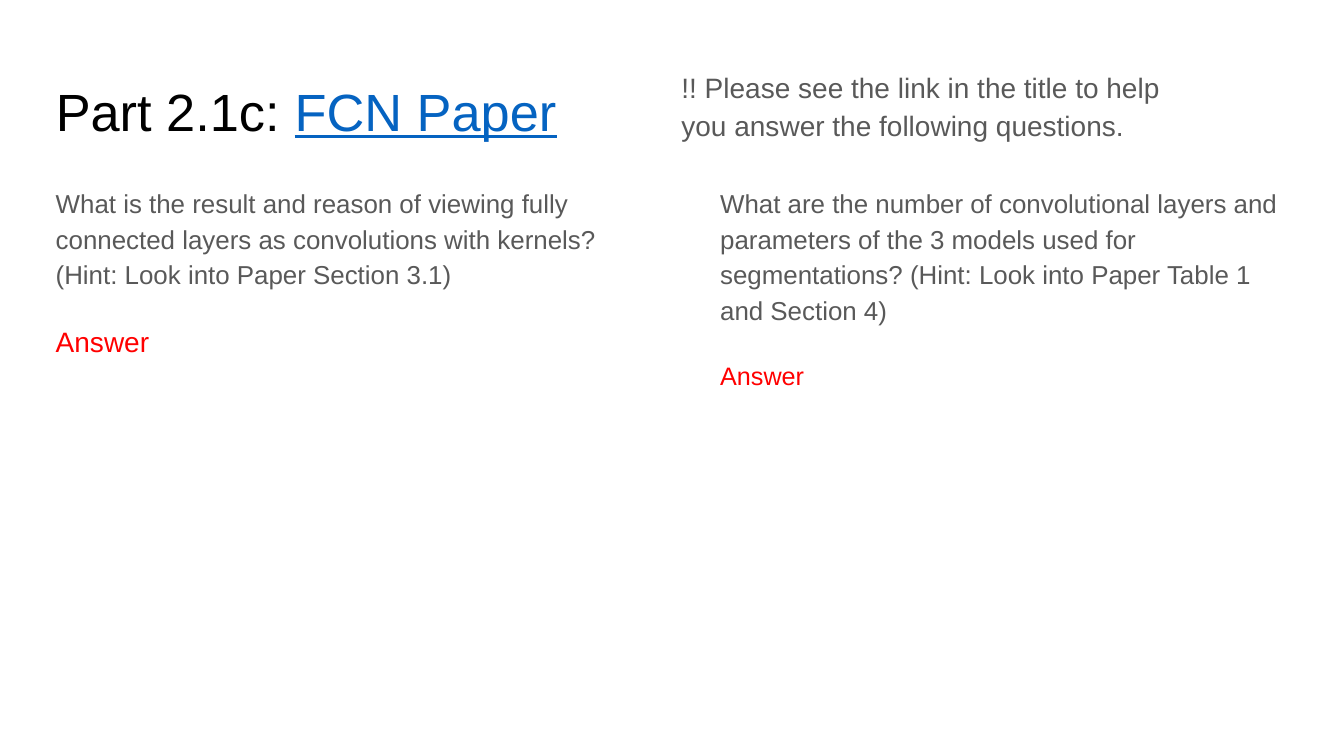
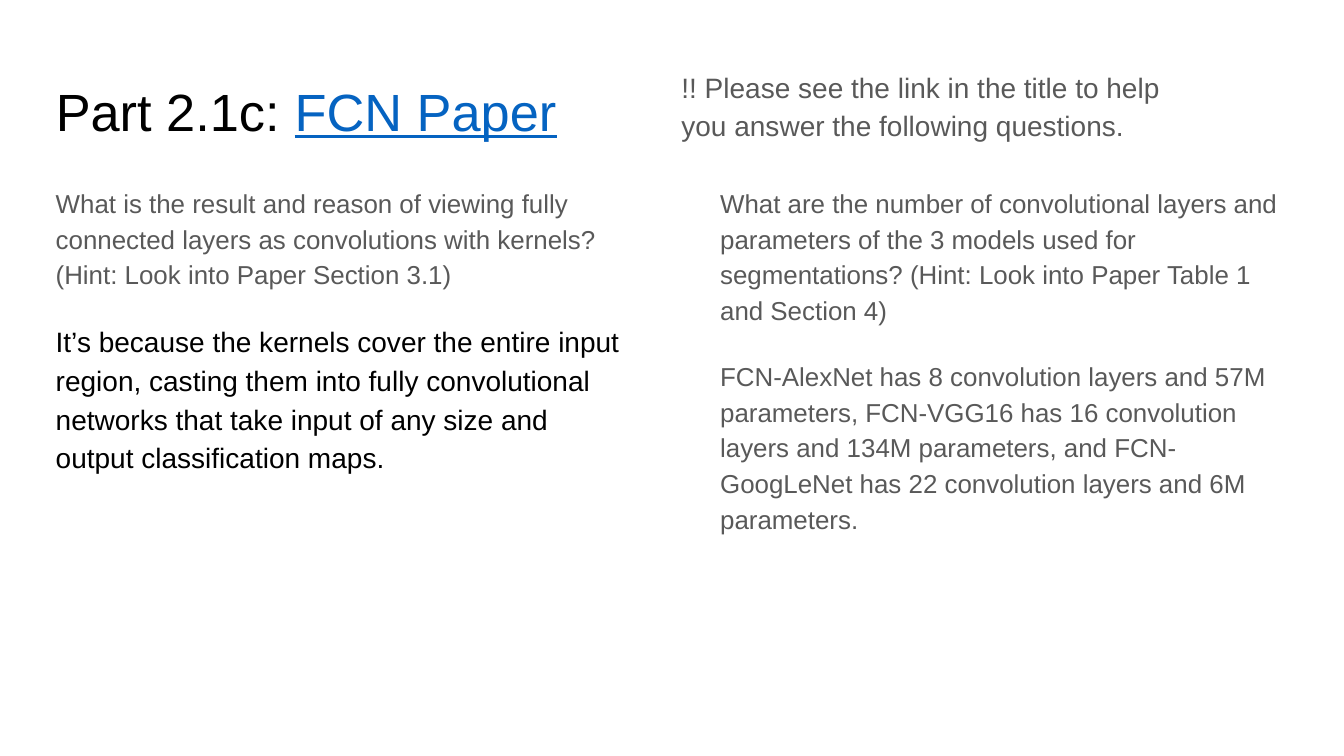
Before and after one commit to AaronLopes/vision-projs, a slide deck: slide 7 of proj2_release/proj2_template.pptx. Drawn at 1344x756 pixels with LibreOffice and Linux fonts; fonts in the diff are those of the drawing. Boxes give left, top, right and bottom in pixels: in the first picture for what was removed or moved away, otherwise in the second. Text is boxed around its words. In the diff, an @@ line names an element or a change of style, - is before the commit and + after.

```diff
--- a/proj2_release/proj2_template.pptx
+++ b/proj2_release/proj2_template.pptx
@@ text at (x1=56, y1=331, x2=619, y2=474): text changed; text colour #FF0000 to #000000 @@
-Answer
+It’s because the kernels cover the entire input region, casting them into fully convolutional networks that take input of any size and output classification maps.
@@ text at (x1=720, y1=367, x2=1265, y2=535): text changed; size 18 to 18.5 pt; text colour #FF0000 to #595959 @@
-Answer
+FCN-AlexNet has 8 convolution layers and 57M parameters, FCN-VGG16 has 16 convolution layers and 134M parameters, and FCN-GoogLeNet has 22 convolution layers and 6M parameters.
```
Also in this commit, not shown: 8 other slides changed, 46 other files.
